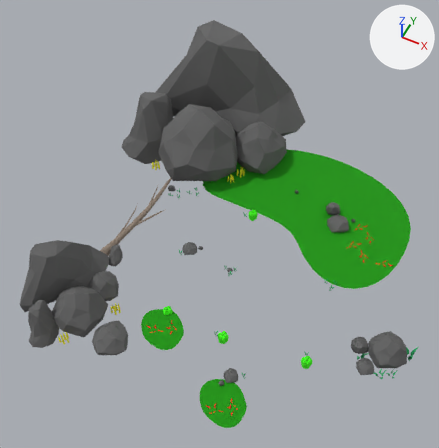
A saved change to the glTF model public/models/tmgtchi.glb.
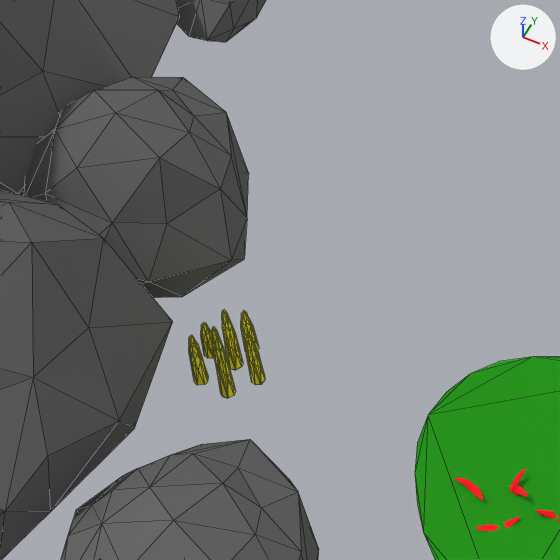
The first picture shows the older version from a 50 mm camera at (17.6, -48.3, 67.9) aimed at (-7.8, 2.4, 4.5). The close-ups show both versions on the part from 19% to 37% of the width and 58% to 75% of the height of that picture; other places that the commit changed are outside them. The lights are fixed; the arrows at upper right show +X, +Y and +Z. The close-ups show mesh edges as thin lines.

Before the edit, the objects in view are built like this:
```python
me_circle = bpy.data.meshes.new('Circle')
me_circle.from_pydata(...)  # 32 vertices, 30 faces; spans x -1.11..0.98, y -1.06..0.9, z 0.0
me_circle.materials.append(mat_leaves)  # green #179500
me_object_207_001 = bpy.data.meshes.new('Object_207.001')
me_object_207_001.from_pydata(...)  # 52 vertices, 100 faces; spans x -0.489..0.504, y -0.51..0.457, z -0.102..0.746
me_object_207_001.materials.append(mat_rock)  # dark grey #646464
me_object_225_005 = bpy.data.meshes.new('Object_225.005')
me_object_225_005.from_pydata(...)  # 252 vertices, 480 faces; spans x -8.84..0.93, y -0.9..8.3, z -0.01..3.14
me_object_225_005.materials.append(mat_flowers01)  # yellow #fff929
ob_circle = bpy.data.objects.new('Circle', me_circle)
ob_circle.location = (-7.95, -13.28, 0.09)
ob_circle.scale = (2.9, 2.9, 3.22)
ob_rock2_004 = bpy.data.objects.new('rock2.004', me_object_207_001)
ob_rock2_004.location = (-18.68, -16.76, -0.17)
ob_rock2_004.rotation_euler = (0.0, 0.0, 2.512)  # degrees (0, 0, 144)
ob_rock2_004.scale = (7.42, 7.42, 7.42)
ob_weed_002 = bpy.data.objects.new('weed.002', me_object_225_005)
ob_weed_002.location = (-14.14, -13.97, 0.17)
ob_weed_002.rotation_euler = (0.0, 0.0, 0.826)  # degrees (0, 0, 47)
ob_weed_002.scale = (0.131, 0.131, 0.653)
# also in view: 'rocktall.002' at (-22.6, -13.5, 4.1); 'rock2.005' at (-18.1, -11.8, 1.4); 'rock2.006' at (-12.8, -18.1, 1.2); 'rocktall.004' at (-19.8, -6.3, 1.0)
```
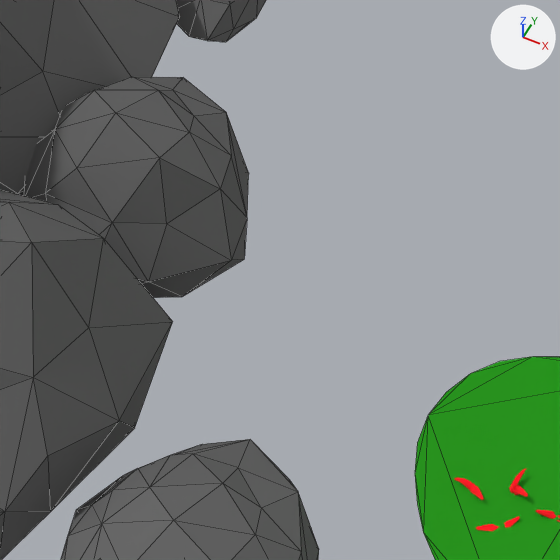
The change, as a diff of the scene's bpy script:
```diff
--- a/public/models/tmgtchi.glb.py
+++ b/public/models/tmgtchi.glb.py
@@ ob_weed_002 @@
-ob_weed_002 = bpy.data.objects.new('weed.002', me_object_225_005)
-ob_weed_002.location = (-14.14, -13.97, 0.17)
-ob_weed_002.rotation_euler = (0.0, 0.0, 0.826)  # degrees (0, 0, 47)
-ob_weed_002.scale = (0.131, 0.131, 0.653)
```

What differs and where, as boxes (x1, y1, x2, y2) in the close-ups (560 x 560 px):
'weed.002', deleted (yellow)
    before: (189, 310, 265, 398)
